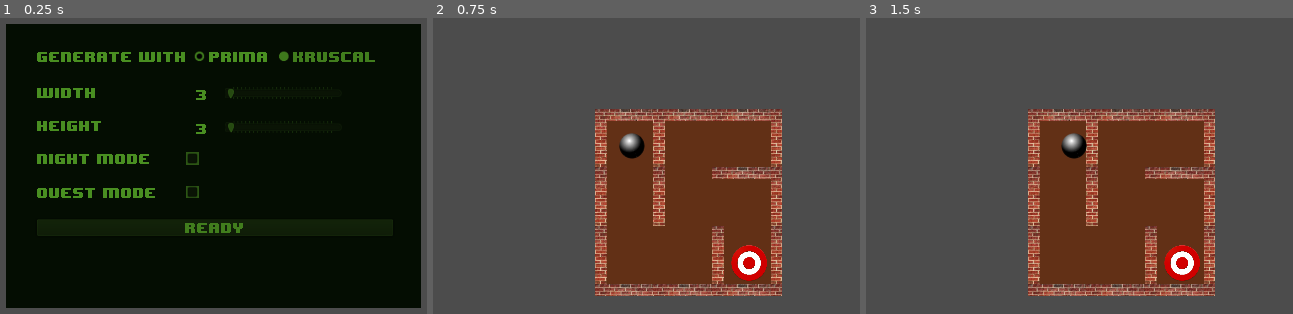
Above: before the commit, frames 1-3 (left to right).
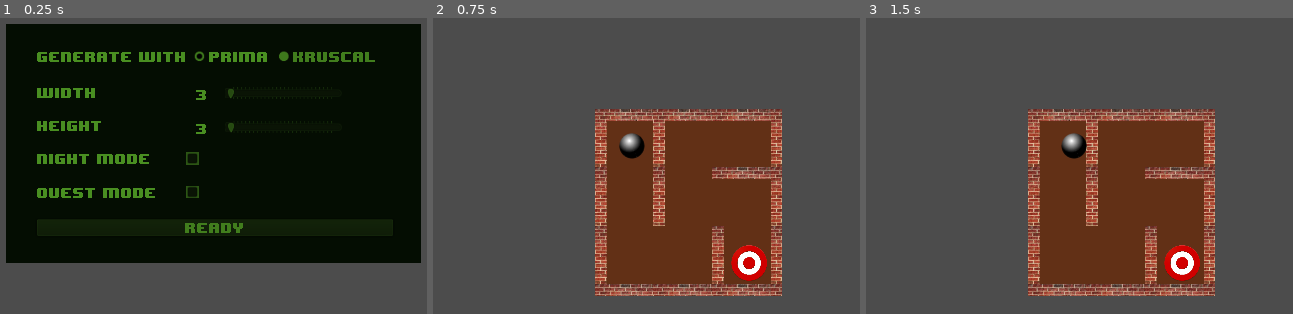
Above: after the commit, the same moments.

Repository: steelsoul/maze
Game: Godot game, scene res://scenes/Main.tscn
Same seed, same stepped clock (60 frames per second), same inputs: the game is played once before the commit and once after it.
Inputs (mouse positions are in pixels of both pictures, inside the frame that each line leads up to):
- Up to frame 1 (0.25 s): no input
- Up to frame 2 (0.75 s): click "Ready" at 0.5 s
- Up to frame 3 (1.5 s): tap Enter at 1.25 s; move the mouse to (1241, 121) at 1.27 s; hold Right from 1.28 s (still down); click (1241, 121) at 1.42 s

The runs differ from the first frame. In frame 1, 15% of the frame differs, in the area x 1-99%, y 82-98%; in frame 2, nothing differs; in frame 3, nothing differs.

Commit message:
Add CellHolder

Diff:
--- /dev/null
+++ b/code/CellHolder.gd
@@ -0,0 +1,29 @@
+extends Area2D
+
+enum Type {Solution, Block}
+var type_
+var map_
+
+func _init(type, mazemap: TileMap):
+	type_ = type
+	map_ = mazemap
+	setup_sprite()
+
+func setup_sprite():
+	match type_:
+		Type.Solution: $Sprite.texture = load("res://arts/s.png")
+		Type.Block:	$Sprite.texture = load("res://arts/X.png")
+
+func _on_body_shape_entered(body_id, body, body_shape, area_shape):
+	var location = map_.world_to_map(position)
+	match type_:
+		Type.Solution: body.pickup_key(location)
+		Type.Block:
+			# KS --require key-> BODY
+			# KS <-found key--   BODY
+			# if KEY KS.disappear
+			var key_found = body.require_key(location)
+			if key_found: disappear()
+
+func disappear():
+	self.queue_free()
--- a/code/Maze.gd
+++ b/code/Maze.gd
@@ -3,9 +3,10 @@
 signal game_over
 
 var MazeGenerator = preload("res://code/MazeGenerator.gd")
+var CellHolder = preload("res://code/CellHolder.gd")
 
-enum CellType {CLOSE, LEFT, UP, ADDITIONAL, BARRICADE, SOLUTION}
-
+enum CellType {CLOSE, LEFT, UP, ADDITIONAL}
+enum FloorCellType {FLOOR, SOLUTION, BARRICADE}
 func setup_maze(maze, quest = null):
 	var dim = maze[0]
 	var rep = maze[1]
@@ -35,13 +36,17 @@
 		$Map.set_cellv(Vector2(dim.x, i), 1)
 		add_occluder_to_shapes(dim.x, i, CellType.LEFT)
 	$Map.set_cellv(Vector2(dim.x, dim.y), 2)
+
 	if quest != null and quest.is_enabled():
 		var obstacle_index = quest.doors_[0]
 		var obstacle_position = MazeGenerator.get_coordinate_from_index(obstacle_index, dim)
-		$Map.set_cellv(obstacle_position, CellType.BARRICADE)
+		var obstacle_holder = CellHolder.new(CellHolder.Type.Block, $Floor)
+		obstacle_holder.position = $Floor.map_to_world(obstacle_position)
+		$Holders.add_child(obstacle_holder)
+		#$Floor.set_cellv(obstacle_position, 5)
 		var solution_index = quest.keys_[0]
 		var key_position = MazeGenerator.get_coordinate_from_index(solution_index, dim)
-		$Map.set_cellv(key_position, CellType.SOLUTION)
+		$Floor.set_cellv(key_position, 4)
 
 
 func check_corner_case_condition(rep, dim, x, y):
--- a/code/Player.gd
+++ b/code/Player.gd
@@ -1,5 +1,6 @@
 extends KinematicBody2D
 
+var keys = []
 var is_activated = false
 
 func activate():
@@ -42,3 +43,6 @@
 
 func turn_light_on():
 	$Light2D.show()
+
+func pickup_key(location):
+	keys.append(location)
--- /dev/null
+++ b/scenes/CellHolder.tscn
@@ -0,0 +1,19 @@
+[gd_scene load_steps=4 format=2]
+
+[ext_resource path="res://code/CellHolder.gd" type="Script" id=1]
+[ext_resource path="res://arts/s.png" type="Texture" id=2]
+
+[sub_resource type="RectangleShape2D" id=1]
+extents = Vector2( 85, 85 )
+
+[node name="CellHolder" type="Area2D"]
+script = ExtResource( 1 )
+
+[node name="CollisionShape2D" type="CollisionShape2D" parent="."]
+position = Vector2( 75, 75 )
+shape = SubResource( 1 )
+
+[node name="Sprite" type="Sprite" parent="."]
+position = Vector2( 75, 75 )
+texture = ExtResource( 2 )
+[connection signal="body_shape_entered" from="." to="." method="_on_body_shape_entered"]
--- a/scenes/Configuration.tscn
+++ b/scenes/Configuration.tscn
@@ -26,7 +26,7 @@
 margin_left = -39.0
 margin_top = -30.0
 margin_right = 492.0
-margin_bottom = 335.0
+margin_bottom = 277.0
 __meta__ = {
 "_edit_use_anchors_": false
 }
--- a/scenes/Maze.tscn
+++ b/scenes/Maze.tscn
@@ -11,7 +11,13 @@
 [ext_resource path="res://arts/X.png" type="Texture" id=9]
 [ext_resource path="res://arts/s.png" type="Texture" id=10]
 
-[sub_resource type="TileSet" id=9]
+[sub_resource type="ConvexPolygonShape2D" id=10]
+points = PoolVector2Array( 0, 0, 150, 0, 150, 150, 0, 150 )
+
+[sub_resource type="ConvexPolygonShape2D" id=11]
+points = PoolVector2Array( 0, 0, 150, 0, 150, 150, 0, 150 )
+
+[sub_resource type="TileSet" id=12]
 0/name = "floor_1.png 0"
 0/texture = ExtResource( 8 )
 0/tex_offset = Vector2( 0, 0 )
@@ -104,23 +110,62 @@
 3/shape_one_way_margin = 0.0
 3/shapes = [  ]
 3/z_index = 0
-
-[sub_resource type="ConvexPolygonShape2D" id=2]
+4/name = "s.png 4"
+4/texture = ExtResource( 10 )
+4/tex_offset = Vector2( 0, 0 )
+4/modulate = Color( 1, 1, 1, 1 )
+4/region = Rect2( 0, 0, 150, 150 )
+4/tile_mode = 0
+4/occluder_offset = Vector2( 0, 0 )
+4/navigation_offset = Vector2( 0, 0 )
+4/shape_offset = Vector2( 0, 0 )
+4/shape_transform = Transform2D( 1, 0, 0, 1, 0, 0 )
+4/shape = SubResource( 10 )
+4/shape_one_way = false
+4/shape_one_way_margin = 1.0
+4/shapes = [ {
+"autotile_coord": Vector2( 0, 0 ),
+"one_way": false,
+"one_way_margin": 1.0,
+"shape": SubResource( 10 ),
+"shape_transform": Transform2D( 1, 0, 0, 1, 0, 0 )
+} ]
+4/z_index = 0
+5/name = "X.png 5"
+5/texture = ExtResource( 9 )
+5/tex_offset = Vector2( 0, 0 )
+5/modulate = Color( 1, 1, 1, 1 )
+5/region = Rect2( 0, 0, 150, 150 )
+5/tile_mode = 0
+5/occluder_offset = Vector2( 0, 0 )
+5/navigation_offset = Vector2( 0, 0 )
+5/shape_offset = Vector2( 0, 0 )
+5/shape_transform = Transform2D( 1, 0, 0, 1, 0, 0 )
+5/shape = SubResource( 11 )
+5/shape_one_way = false
+5/shape_one_way_margin = 1.0
+5/shapes = [ {
+"autotile_coord": Vector2( 0, 0 ),
+"one_way": false,
+"one_way_margin": 1.0,
+"shape": SubResource( 11 ),
+"shape_transform": Transform2D( 1, 0, 0, 1, 0, 0 )
+} ]
+5/z_index = 0
+
+[sub_resource type="ConvexPolygonShape2D" id=4]
 points = PoolVector2Array( 150, 30, 0, 30, 0, 0, 150, 0 )
 
-[sub_resource type="ConvexPolygonShape2D" id=3]
+[sub_resource type="ConvexPolygonShape2D" id=5]
 points = PoolVector2Array( 0, 0, 30, 0, 30, 150, 0, 150 )
 
-[sub_resource type="ConvexPolygonShape2D" id=4]
+[sub_resource type="ConvexPolygonShape2D" id=6]
 points = PoolVector2Array( 0, 0, 32, 0, 32, 32, 0, 32 )
 
-[sub_resource type="ConvexPolygonShape2D" id=5]
+[sub_resource type="ConvexPolygonShape2D" id=7]
 points = PoolVector2Array( 0, 150, 0, 150, 0, 0, 150, 0, 150, 32, 32, 32, 32, 150 )
 
-[sub_resource type="ConvexPolygonShape2D" id=10]
-points = PoolVector2Array( 0, 0, 150, 0, 150, 150, 0, 150 )
-
-[sub_resource type="TileSet" id=8]
+[sub_resource type="TileSet" id=9]
 0/name = "brick_wall.png 0"
 0/texture = ExtResource( 2 )
 0/tex_offset = Vector2( 0, 0 )
@@ -187,73 +232,40 @@
 3/navigation_offset = Vector2( 0, 0 )
 3/shape_offset = Vector2( 0, 0 )
 3/shape_transform = Transform2D( 1, 0, 0, 1, 0, 0 )
-3/shape = SubResource( 4 )
+3/shape = SubResource( 6 )
 3/shape_one_way = false
 3/shape_one_way_margin = 1.0
 3/shapes = [ {
 "autotile_coord": Vector2( 0, 0 ),
 "one_way": false,
 "one_way_margin": 1.0,
-"shape": SubResource( 4 ),
+"shape": SubResource( 6 ),
 "shape_transform": Transform2D( 1, 0, 0, 1, 0, 0 )
 }, {
 "autotile_coord": Vector2( 0, 0 ),
 "one_way": false,
 "one_way_margin": 1.0,
-"shape": SubResource( 5 ),
+"shape": SubResource( 7 ),
 "shape_transform": Transform2D( 1, 0, 0, 1, 0, 0 )
 } ]
 3/z_index = 0
-4/name = "X.png 4"
-4/texture = ExtResource( 9 )
-4/tex_offset = Vector2( 0, 0 )
-4/modulate = Color( 1, 1, 1, 1 )
-4/region = Rect2( 0, 0, 150, 150 )
-4/tile_mode = 0
-4/occluder_offset = Vector2( 0, 0 )
-4/navigation_offset = Vector2( 0, 0 )
-4/shape_offset = Vector2( 0, 0 )
-4/shape_transform = Transform2D( 1, 0, 0, 1, 0, 0 )
-4/shape = SubResource( 10 )
-4/shape_one_way = false
-4/shape_one_way_margin = 1.0
-4/shapes = [ {
-"autotile_coord": Vector2( 0, 0 ),
-"one_way": false,
-"one_way_margin": 1.0,
-"shape": SubResource( 10 ),
-"shape_transform": Transform2D( 1, 0, 0, 1, 0, 0 )
-} ]
-4/z_index = 0
-5/name = "s.png 5"
-5/texture = ExtResource( 10 )
-5/tex_offset = Vector2( 0, 0 )
-5/modulate = Color( 1, 1, 1, 1 )
-5/region = Rect2( 0, 0, 150, 150 )
-5/tile_mode = 0
-5/occluder_offset = Vector2( 0, 0 )
-5/navigation_offset = Vector2( 0, 0 )
-5/shape_offset = Vector2( 0, 0 )
-5/shape_transform = Transform2D( 1, 0, 0, 1, 0, 0 )
-5/shape_one_way = false
-5/shape_one_way_margin = 0.0
-5/shapes = [  ]
-5/z_index = 0
-
-[sub_resource type="ShaderMaterial" id=11]
+
+[sub_resource type="ShaderMaterial" id=13]
 
 [node name="Maze" type="Node2D"]
 script = ExtResource( 1 )
 
 [node name="Floor" type="TileMap" parent="."]
 scale = Vector2( 0.5, 0.5 )
-tile_set = SubResource( 9 )
+tile_set = SubResource( 12 )
 cell_size = Vector2( 150, 150 )
+collision_layer = 2
+collision_mask = 0
 format = 1
 
 [node name="Map" type="TileMap" parent="."]
 scale = Vector2( 0.5, 0.5 )
-tile_set = SubResource( 8 )
+tile_set = SubResource( 9 )
 cell_size = Vector2( 150, 150 )
 occluder_light_mask = 2
 format = 1
@@ -310,11 +322,13 @@
 
 [node name="CanvasModulate" type="CanvasModulate" parent="."]
 visible = false
-material = SubResource( 11 )
+material = SubResource( 13 )
 color = Color( 0.45098, 0.443137, 0.443137, 1 )
 
 [node name="ShadowCasters" type="Node2D" parent="."]
 visible = false
+
+[node name="Holders" type="Node2D" parent="."]
 [connection signal="reach_goal" from="Goal" to="." method="_on_Goal_reach_goal"]
 [connection signal="pressed" from="CanvasLayer/Button" to="." method="_on_Button_pressed"]
 [connection signal="pressed" from="CanvasLayer/Button2" to="." method="_on_Button2_pressed"]
Not shown, changed: roadmap/roadmap.txt
Not shown: 3 places in scenes/Maze.tscn that only renumber resources
